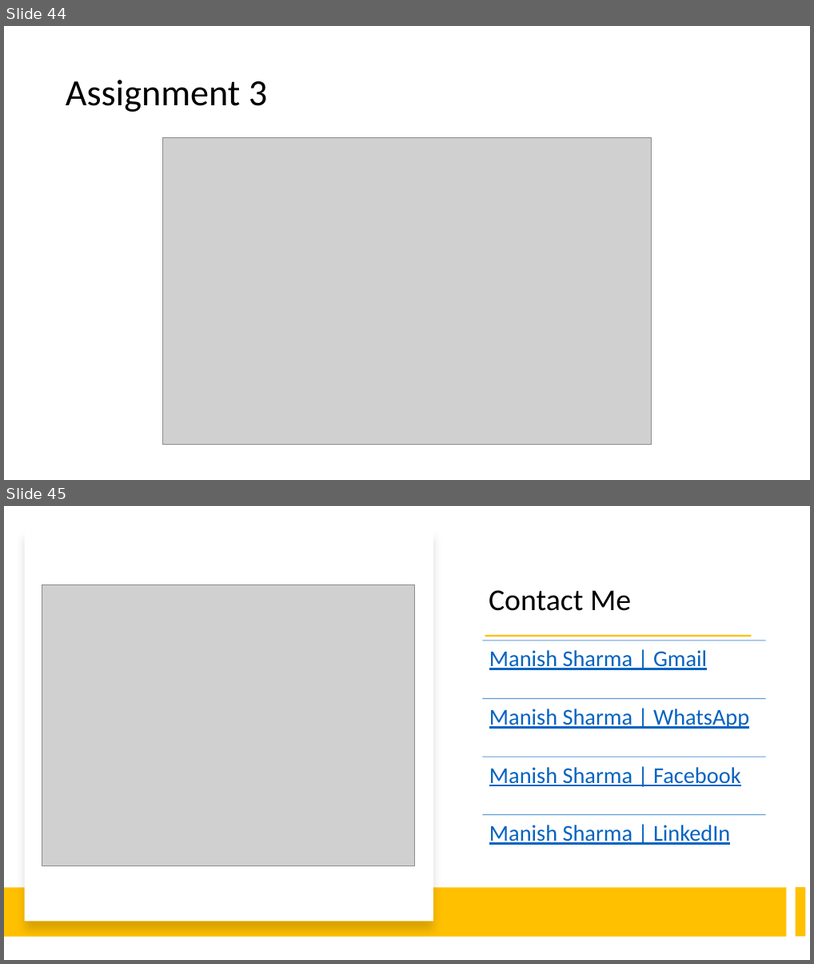
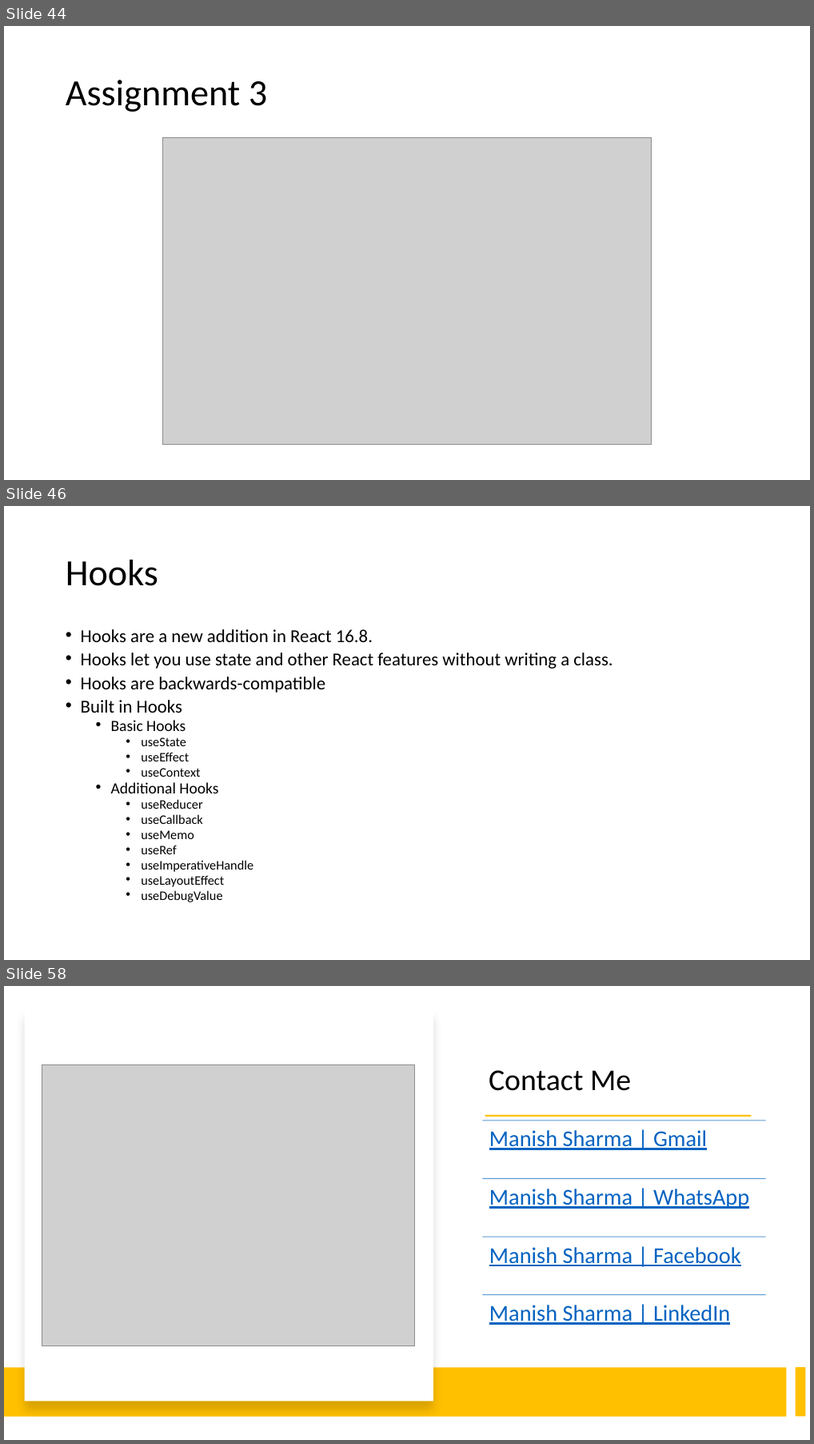
Before and after one commit to rath321/react-training-aug, a slide deck: Notes/React.pptx. Shown one above the other, each under a label of ours: slides 44 and 45 before the commit, slides 44, 46 and 58 after it; the slides between them are not shown. The pictures are 814x964 and 814x1444 pixels, drawn with LibreOffice and Linux fonts; fonts in the diff are those of the drawing; grey boxes stand for pictures. Boxes give left, top, right and bottom in pixels: in the first picture for what was removed or moved away, otherwise in the second. Text is boxed around its words. In the diff, an @@ line names an element or a change of style, - is before the commit and + after.

```diff
--- a/Notes/React.pptx
+++ b/Notes/React.pptx
@@ slide 46 added at [4,506,810,960], background #FFFFFF @@
@@ title added at [66,560,158,586], 44 pt, text #000000 @@
+Hooks
@@ text added at [81,629,613,902], 21.7 pt, text #000000 @@
+• Hooks are a new addition in React 16.8.
+• Hooks let you use state and other React features without writing a class.
+• Hooks are backwards-compatible
+• Built in Hooks
+  • Basic Hooks
+    • useState
+    • useEffect
+    • useContext
+  • Additional Hooks
+    • useReducer
+    • useCallback
+    • useMemo
+    • useRef
+    • useImperativeHandle
+    • useLayoutEffect
+    • useDebugValue
@@ what was slide 45 is now slide 58 @@
```
Also in this commit, not shown: 12 other slides added.
